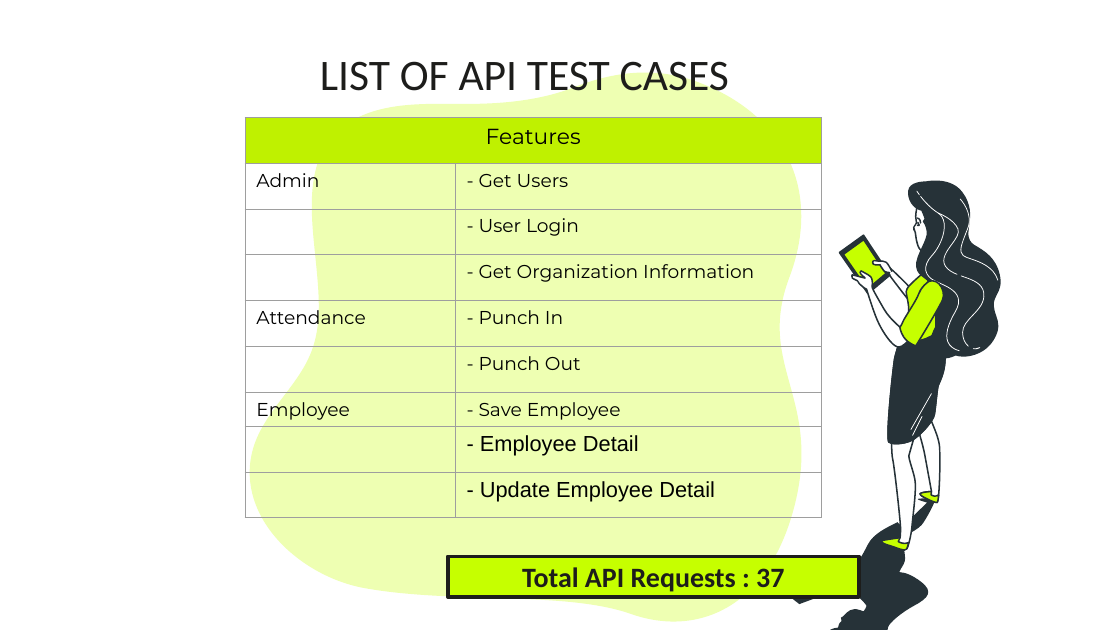
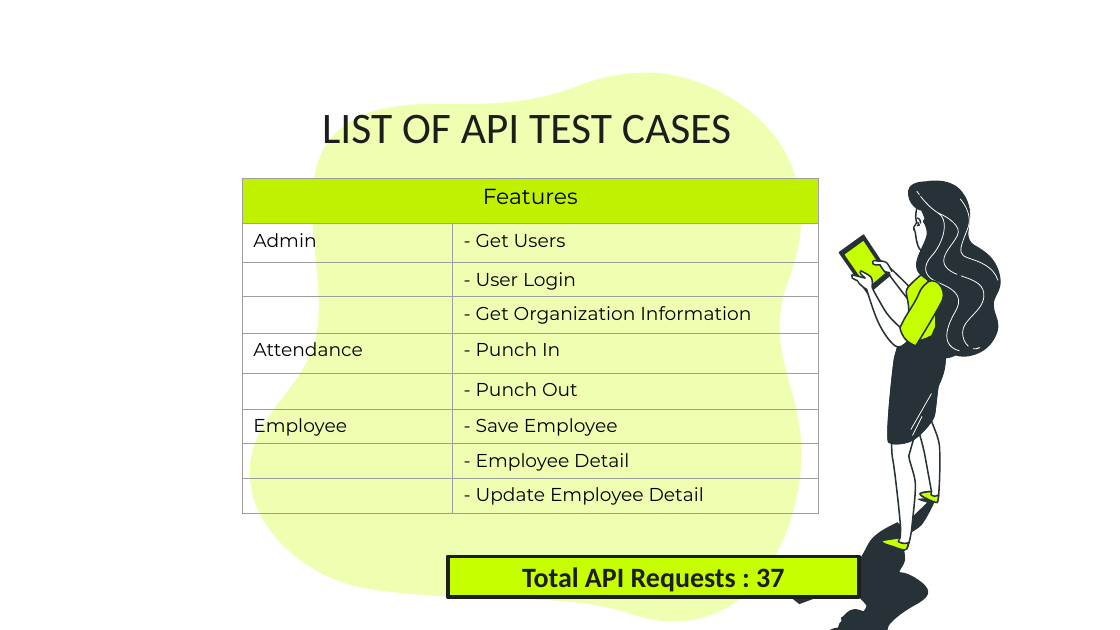
Before and after one commit to sopigp/Postman, a slide deck: slide 7 of SMALL PROJECT 3.pptx. Drawn at 1120x630 pixels with LibreOffice and Linux fonts; fonts in the diff are those of the drawing. Boxes give left, top, right and bottom in pixels: in the first picture for what was removed or moved away, otherwise in the second. Text is boxed around its words. In the diff, an @@ line names an element or a change of style, - is before the commit and + after.

```diff
--- a/SMALL PROJECT 3.pptx
+++ b/SMALL PROJECT 3.pptx
@@ title "LIST OF API TEST CASES": place and size @@
-title "LIST OF API TEST CASES" at (320,54,729,101)
+title "LIST OF API TEST CASES" at (322,107,731,151)
@@ table at (242,178,819,513) @@
@@ size 14 to 12 pt, font Arial to Montserrat in "- Employee Detail", "- Update Employee Detail" @@
@@ table: place and size @@
-table at (245,118,822,517)
+table at (242,178,819,513)
```
Also in this commit, not shown: 6 other slides changed, 2 slides removed, 3 other files.
